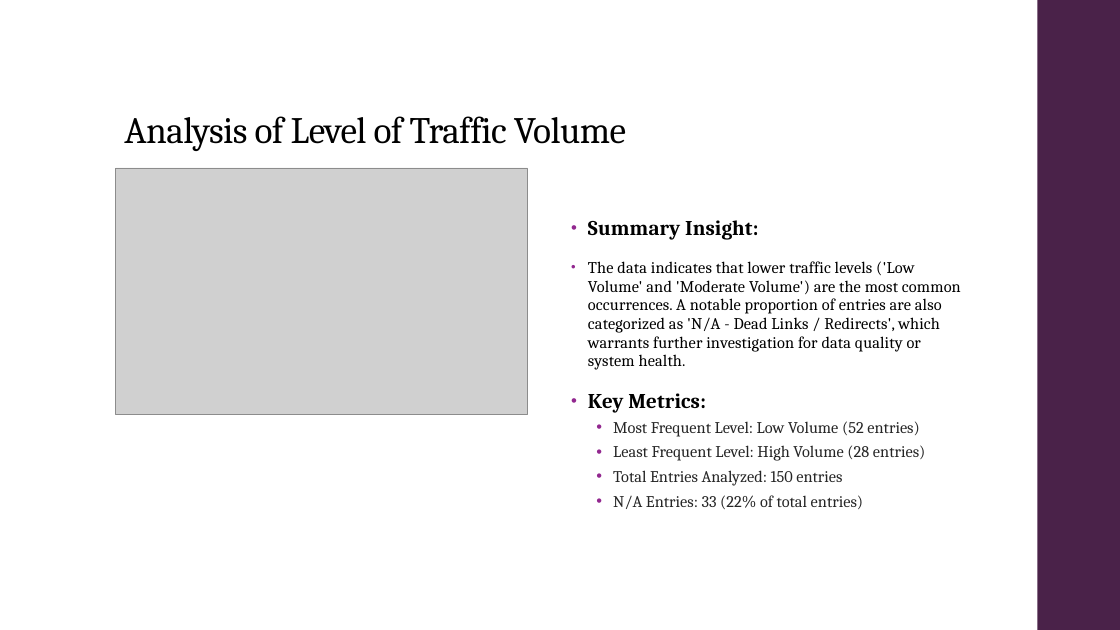
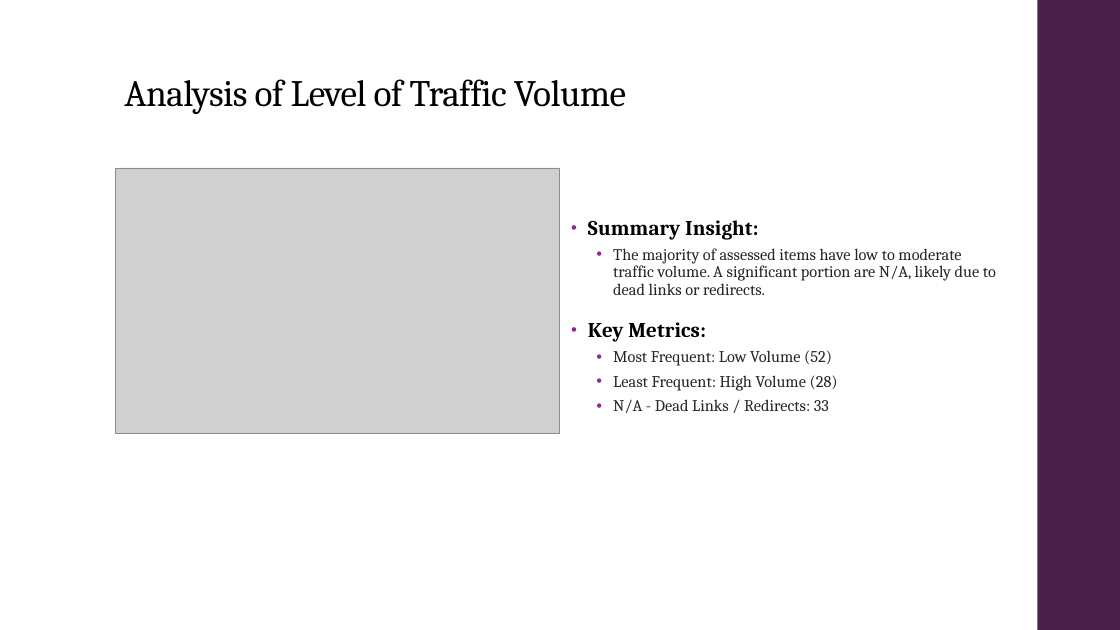
Before and after one commit to droy117/GT_Assignment_PPT_Ex, a slide deck: slide 11 of Debak/Data_Analysis_Report_Report.pptx (slide 12 before the commit). Drawn at 1120x630 pixels with LibreOffice and Linux fonts; fonts in the diff are those of the drawing; grey boxes stand for pictures. Boxes give left, top, right and bottom in pixels: in the first picture for what was removed or moved away, otherwise in the second. Text is boxed around its words. In the diff, an @@ line names an element or a change of style, - is before the commit and + after.

Commit message:
update ppt and text placement

```diff
--- a/Debak/Data_Analysis_Report_Report.pptx
+++ b/Debak/Data_Analysis_Report_Report.pptx
@@ title "Analysis of Level of Traffic ..." at (x1=124, y1=79, x2=626, y2=114): vertical alignment bottom to middle @@
@@ picture resized from (x1=116, y1=168, x2=528, y2=414) to (x1=116, y1=168, x2=560, y2=433) @@
@@ text at (x1=613, y1=248, x2=996, y2=295): text changed; text colour #000000 to #262626 @@
-• The data indicates that lower traffic levels ('Low Volume' and 'Moderate Volume') are the most common occurrences. A notable proportion of entries are also categorized as 'N/A - Dead Links / Redirects', which warrants further investigation for data quality or system health.
+  • The majority of assessed items have low to moderate traffic volume. A significant portion are N/A, likely due to dead links or redirects.
@@ text at (x1=613, y1=350, x2=838, y2=413): text changed @@
-  • Most Frequent Level: Low Volume (52 entries)
-  • Least Frequent Level: High Volume (28 entries)
-  • Total Entries Analyzed: 150 entries
-  • N/A Entries: 33 (22% of total entries)
+  • Most Frequent: Low Volume (52)
+  • Least Frequent: High Volume (28)
+  • N/A - Dead Links / Redirects: 33
```
Also in this commit, not shown: 11 slides added, 12 slides removed, 7 other files.
